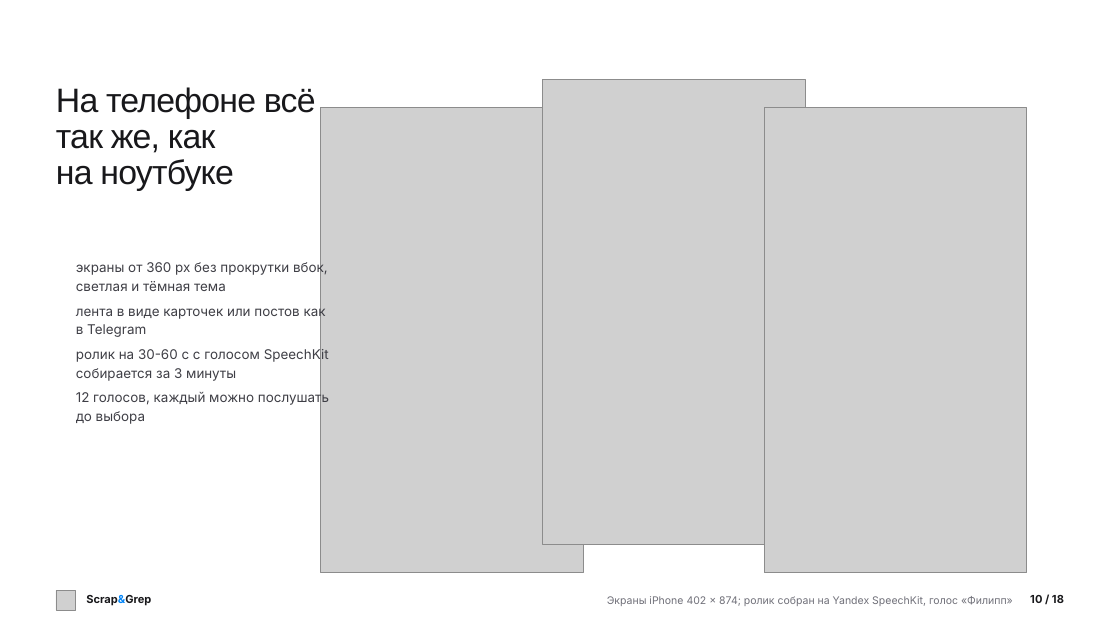
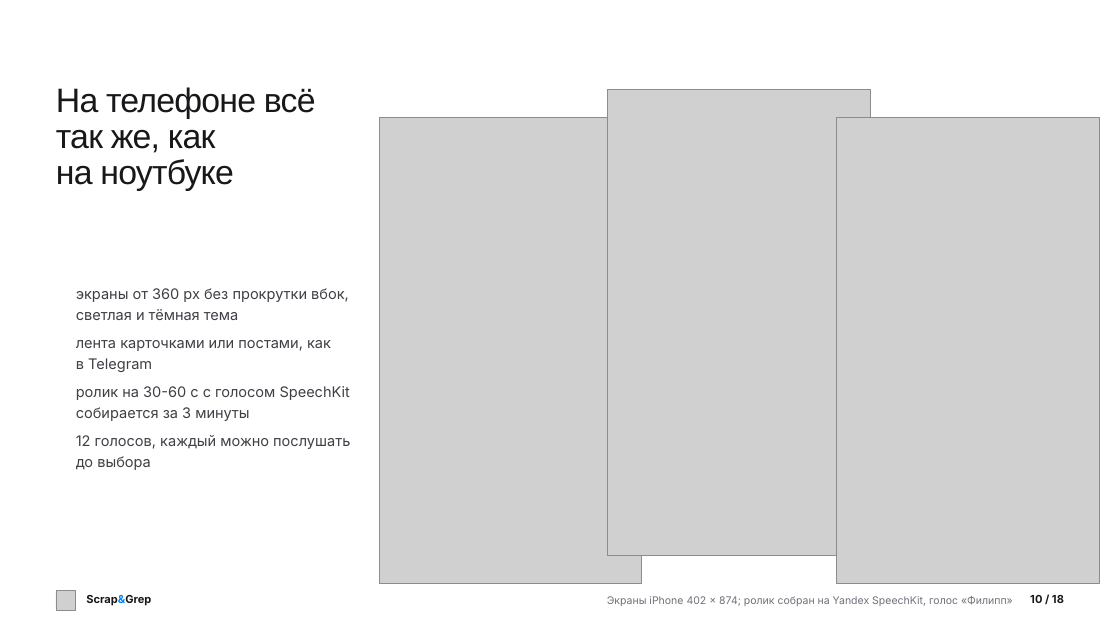
Before and after one commit to verikirill/scrap-and-grep, a slide deck: slide 10 of docs/presentation/scrapgrep.pptx. Drawn at 1120x630 pixels with LibreOffice and Linux fonts; fonts in the diff are those of the drawing; grey boxes stand for pictures; background and template pictures are left out. Boxes give left, top, right and bottom in pixels: in the first picture for what was removed or moved away, otherwise in the second. Text is boxed around its words. In the diff, an @@ line names an element or a change of style, - is before the commit and + after.

Commit message:
docs: deck without repeated facts, a 2026 price slide with sources, even layout
Every fact now stands on one slide: the cover names the audiences, the problem shows sources, publications and the KEV deadline, the speed slide compares models, the analyst study keeps time and coverage, and a new slide prices a digest by analyst and by assistant with six dated sources. Layout checked for equal margins and room above the footer; PPTX carries superscript references.

```diff
--- a/docs/presentation/scrapgrep.pptx
+++ b/docs/presentation/scrapgrep.pptx
@@ picture: place and size @@
-picture at <box>321,108,583,573</box>
+picture at <box>379,118,641,583</box>
@@ picture: place and size @@
-picture at <box>543,79,805,544</box>
+picture at <box>608,90,870,555</box>
@@ picture: place and size @@
-picture at <box>765,108,1027,573</box>
+picture at <box>837,118,1099,583</box>
@@ text "экраны от 360 px без ...": place and size @@
-text "экраны от 360 px без ..." at <box>76,261,328,291</box>
+text "экраны от 360 px без ..." at <box>76,288,349,320</box>
@@ text at <box>76,340,331,372</box>: text changed; size 11.5 to 12.5 pt @@
-лента в виде карточек или постов как
-в Telegram
+лента карточками или постами, как
+в Telegram
@@ text "ролик на 30-60 с с ...": place and size @@
-text "ролик на 30-60 с с ..." at <box>76,348,329,381</box>
+text "ролик на 30-60 с с ..." at <box>76,386,350,421</box>
@@ size 11.5 to 12.5 pt; line spacing 16.1pt to 17.5pt in 3 elements at <box>76,288,349,320</box>, <box>76,386,350,421</box>, <box>76,435,350,470</box> @@
@@ text "12 голосов, каждый можно послушать ...": place and size @@
-text "12 голосов, каждый можно послушать ..." at <box>76,391,329,424</box>
+text "12 голосов, каждый можно послушать ..." at <box>76,435,350,470</box>
```
Also in this commit, not shown: 15 other slides changed, 2 slides added, 2 slides removed, 5 other files.
